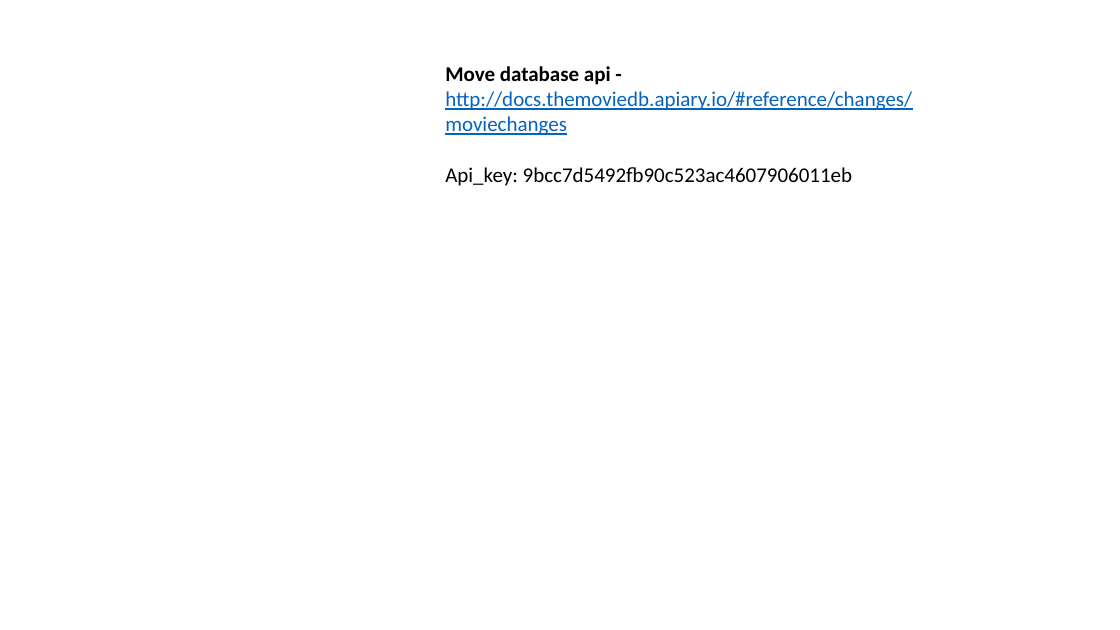
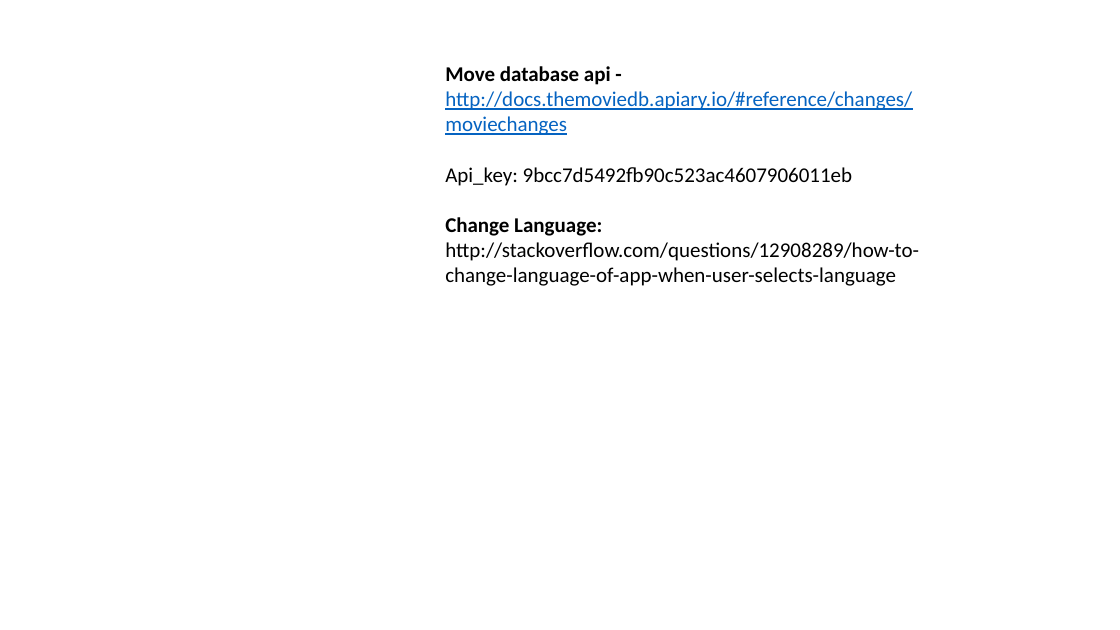
Before and after one commit to matioa/TheMovieFanAndroidApp, a slide deck: slide 1 of Working files/Pages.pptx. Drawn at 1120x630 pixels with LibreOffice and Linux fonts; fonts in the diff are those of the drawing; background and template pictures are left out. Boxes give left, top, right and bottom in pixels: in the first picture for what was removed or moved away, otherwise in the second. Text is boxed around its words. In the diff, an @@ line names an element or a change of style, - is before the commit and + after.

```diff
--- a/Working files/Pages.pptx
+++ b/Working files/Pages.pptx
@@ text at <box>445,217,919,286</box>: paragraphs added @@
+Change Language:
+http://stackoverflow.com/questions/12908289/how-to-change-language-of-app-when-user-selects-language
```
Also in this commit, not shown: 1 other slide changed, 1 slide added, 45 other files.
